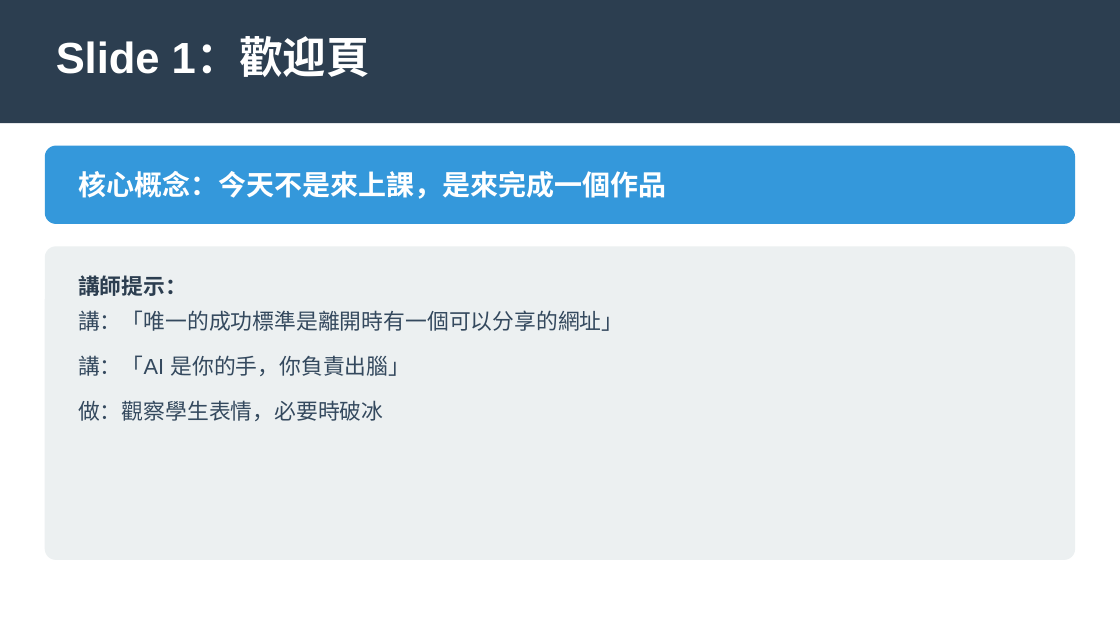
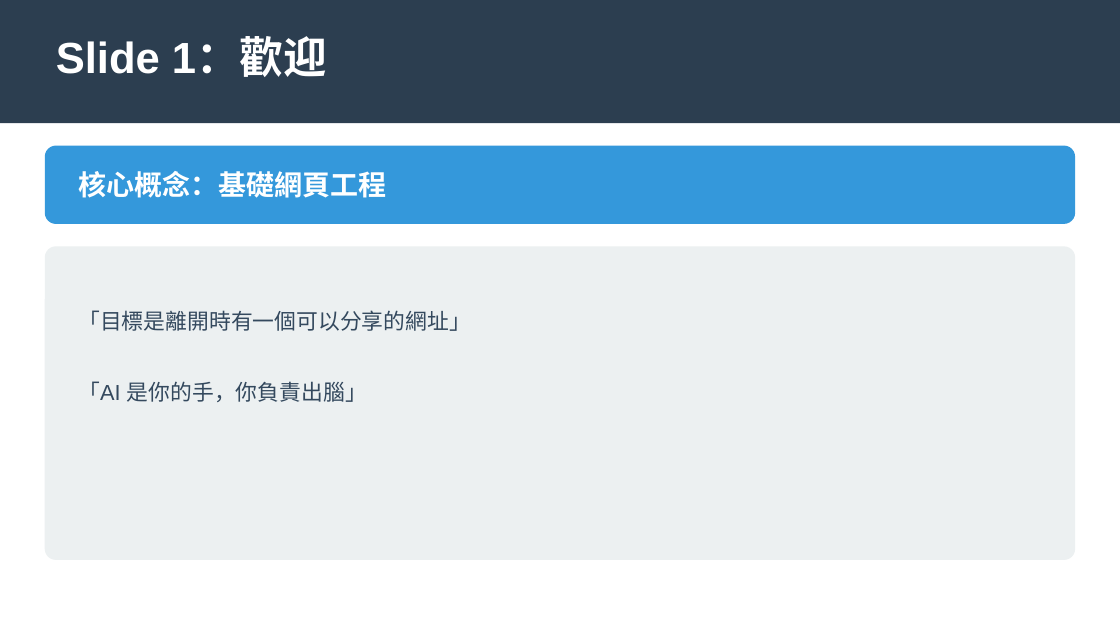
Before and after one commit to jonesandjay123/VibeCoding_Workshop, a slide deck: slide 2 of VibeCoding_TrainingDeck.pptx. Drawn at 1120x630 pixels with LibreOffice and Linux fonts; fonts in the diff are those of the drawing. Boxes give left, top, right and bottom in pixels: in the first picture for what was removed or moved away, otherwise in the second. Text is boxed around its words. In the diff, an @@ line names an element or a change of style, - is before the commit and + after.

```diff
--- a/VibeCoding_TrainingDeck.pptx
+++ b/VibeCoding_TrainingDeck.pptx
@@ text at [56,38,327,77]: text changed @@
-Slide 1：歡迎頁
+Slide 1：歡迎
@@ text at [78,171,386,198]: text changed @@
-核心概念：今天不是來上課，是來完成一個作品
+核心概念：基礎網頁工程
@@ text removed at [78,275,187,296] @@
-講師提示：
@@ text at [78,310,471,402]: text changed @@
-講：「唯一的成功標準是離開時有一個可以分享的網址」
-講：「AI 是你的手，你負責出腦」
-做：觀察學生表情，必要時破冰
+「目標是離開時有一個可以分享的網址」
+「AI 是你的手，你負責出腦」
```
Also in this commit, not shown: 23 other slides changed, 1 slide added, 1 slide removed, 43 other files.
